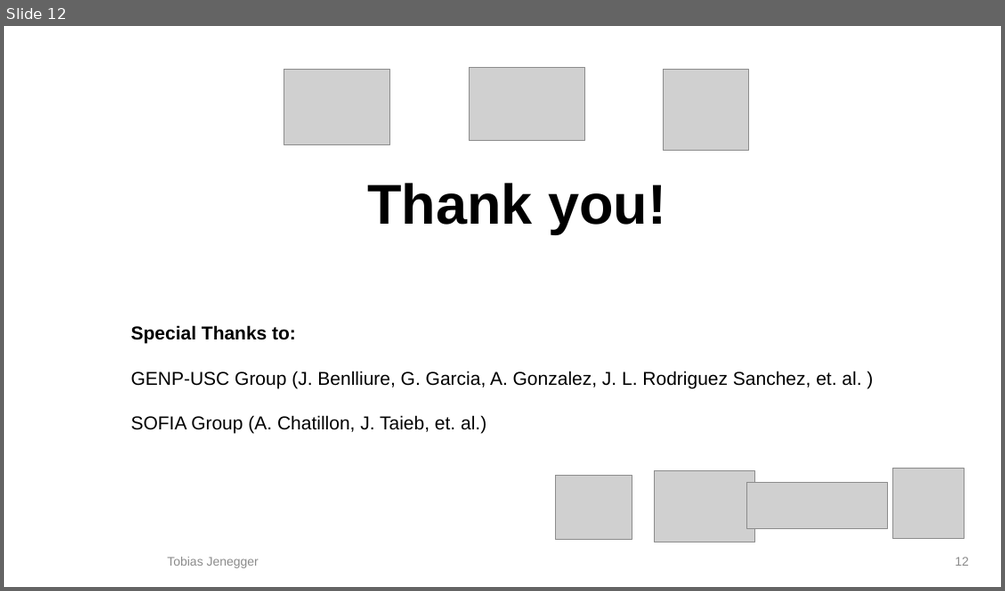
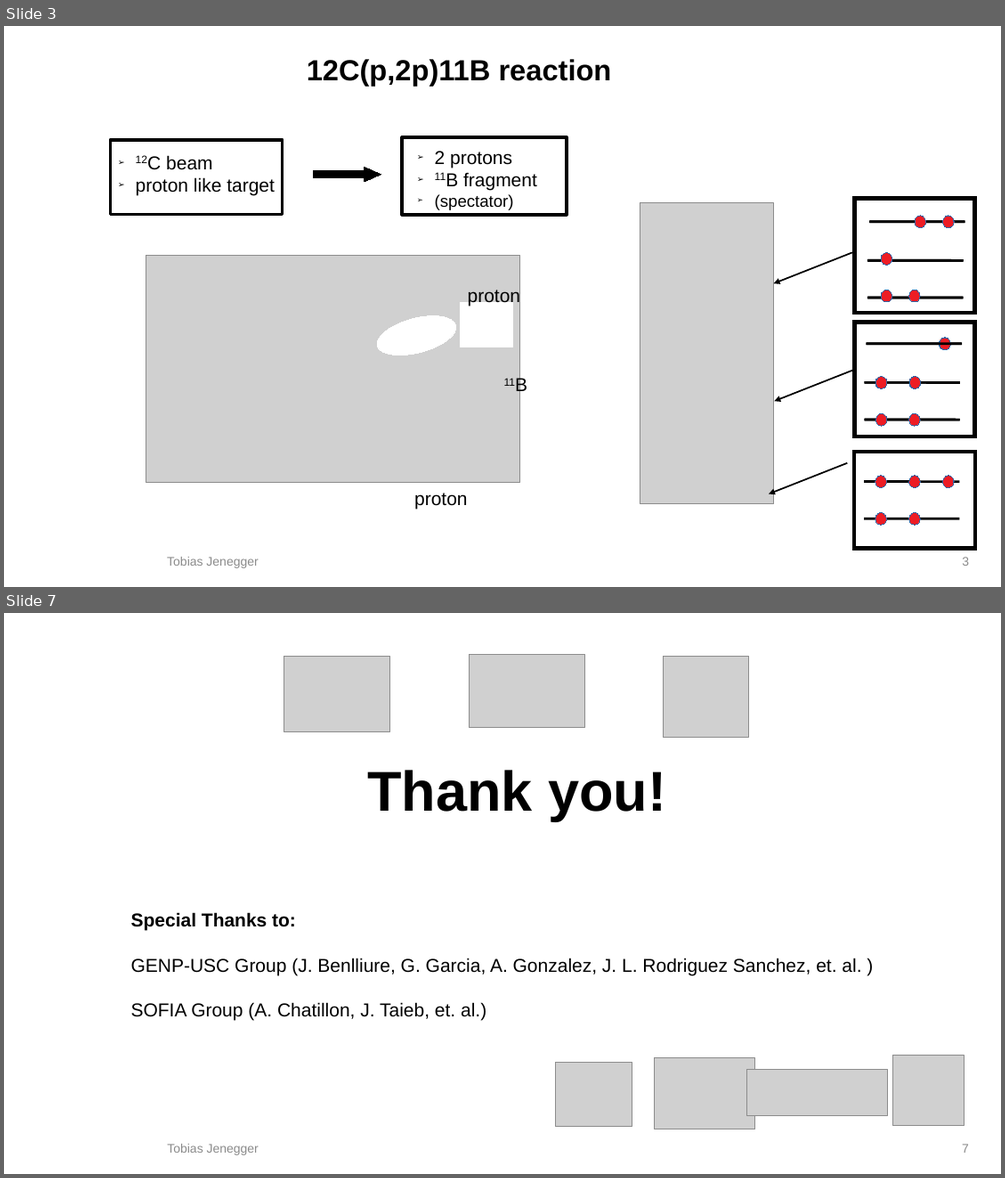
Before and after one commit to jenegger/r3bweek_2022, a slide deck: r3b_pres_2022.odp. Shown one above the other, each under a label of ours: slide 12 before the commit, slides 3 and 7 after it; the slides between them are not shown. The pictures are 1005x591 and 1005x1178 pixels, drawn with LibreOffice and Linux fonts; fonts in the diff are those of the drawing; grey boxes stand for pictures; background and template pictures are left out. Boxes give left, top, right and bottom in pixels: in the first picture for what was removed or moved away, otherwise in the second. Text is boxed around its words. In the diff, an @@ line names an element or a change of style, - is before the commit and + after.

```diff
--- a/r3b_pres_2022.odp
+++ b/r3b_pres_2022.odp
@@ slide 3 added at <box>4,26,1001,587</box>, background #FFFFFF @@
@@ text added at <box>307,59,612,86</box>, 28 pt, text #000000, bold @@
+12C(p,2p)11B reaction
@@ group added at <box>110,137,566,215</box>: 2 rectangles, 2 texts, 1 right arrow @@
+➢ 12C beam
+➢ proton like target
+➢ 2 protons
+➢ 11B fragment
+➢ (spectator)
@@ picture added at <box>146,256,520,483</box> @@
@@ text added at <box>468,288,521,306</box>, 18 pt, text #000000 @@
+proton
@@ ellipse added at <box>372,309,460,362</box>, fill #FFFFFF, outline #FFFFFF 0 pt @@
@@ rectangle added at <box>461,303,512,347</box>, fill #FFFFFF, outline #FFFFFF 0 pt @@
@@ text added at <box>497,370,557,398</box>, 18 pt, text #000000 @@
+11B
@@ group added at <box>639,197,976,549</box>: 24 ellipses, 15 lines, 3 frames, 3 arrows, 1 picture @@
@@ rectangle added at <box>130,413,185,466</box>, fill #FFFFFF, outline #FFFFFF 0 pt @@
@@ text added at <box>414,492,468,509</box>, 18 pt, text #000000 @@
+proton
@@ text added at <box>167,556,258,568</box>, 12 pt, text #8B8B8B @@
+Tobias Jenegger
@@ page number added at <box>962,556,969,565</box>, 12 pt, text #8B8B8B @@
+3
@@ what was slide 12 is now slide 7 @@
@@ page number at <box>962,1143,969,1152</box>: text changed @@
-12
+7
```
Also in this commit, not shown: 4 other slides added, 10 slides removed.
